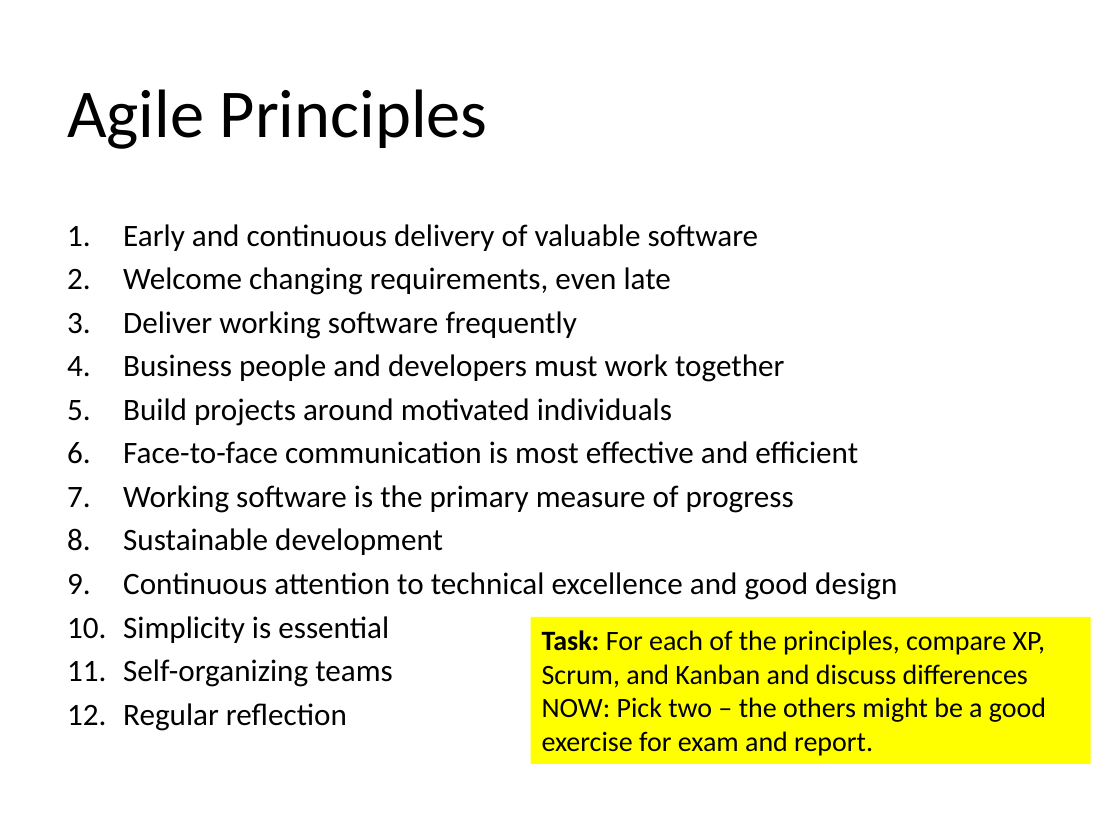
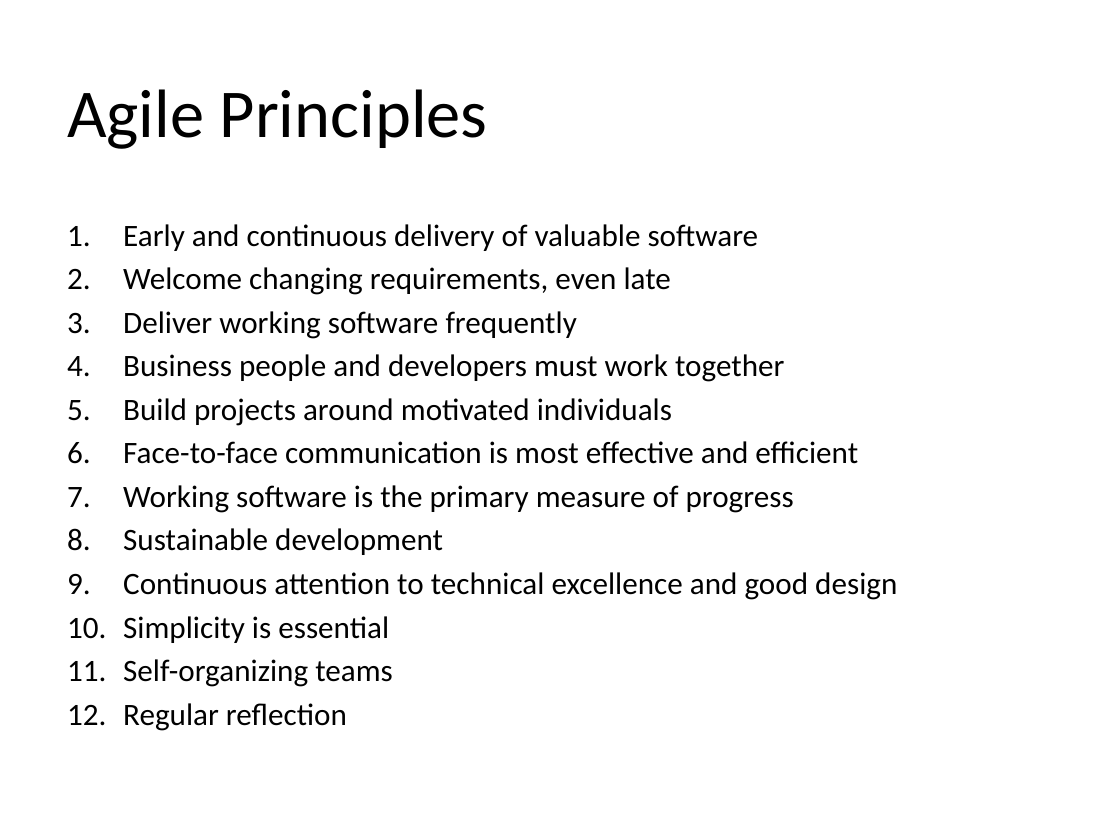
Before and after one commit to oerich/EDA397, a slide deck: slide 36 of Slides/src/2017/agile-dev-processes-4-principles.pptx (slide 34 before the commit). Drawn at 1120x840 pixels with LibreOffice and Linux fonts; fonts in the diff are those of the drawing; background and template pictures are left out. Boxes give left, top, right and bottom in pixels: in the first picture for what was removed or moved away, otherwise in the second. Text is boxed around its words. In the diff, an @@ line names an element or a change of style, - is before the commit and + after.

Commit message:
ready to lecture

```diff
--- a/Slides/src/2017/agile-dev-processes-4-principles.pptx
+++ b/Slides/src/2017/agile-dev-processes-4-principles.pptx
@@ rectangle removed at <box>531,617,1091,764</box> @@
-Task: For each of the principles, compare XP, Scrum, and Kanban and discuss differences
-NOW: Pick two – the others might be a good exercise for exam and report.
```
Also in this commit, not shown: 16 other slides changed, 4 slides added, 1 slide removed.
